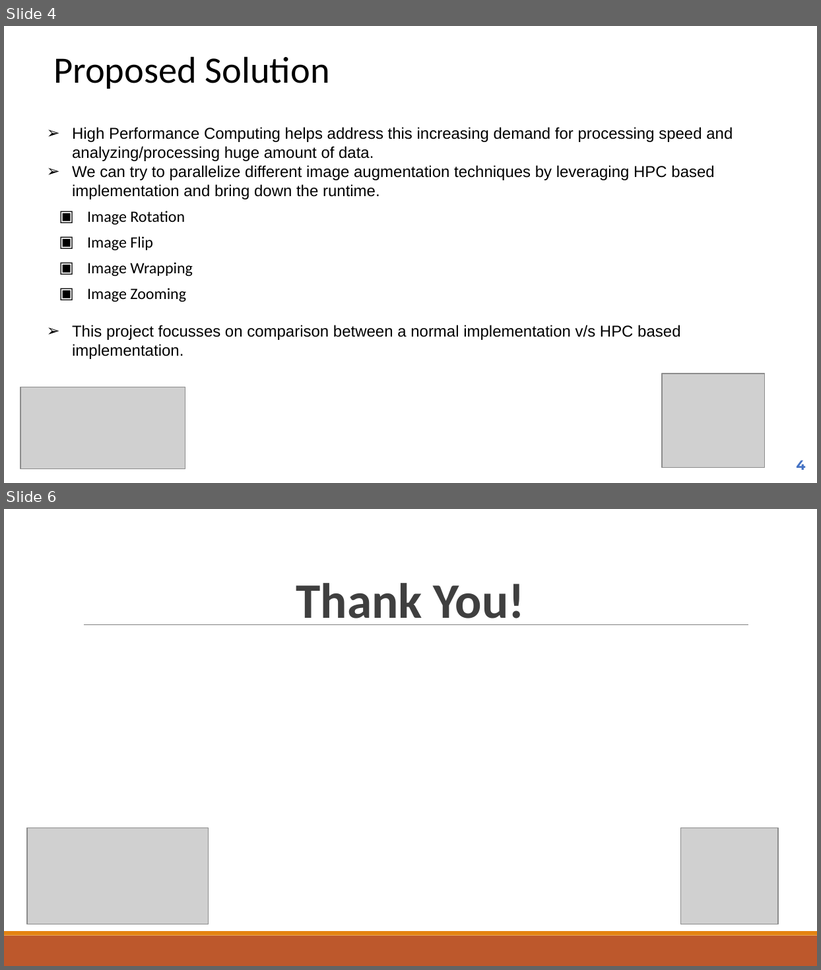
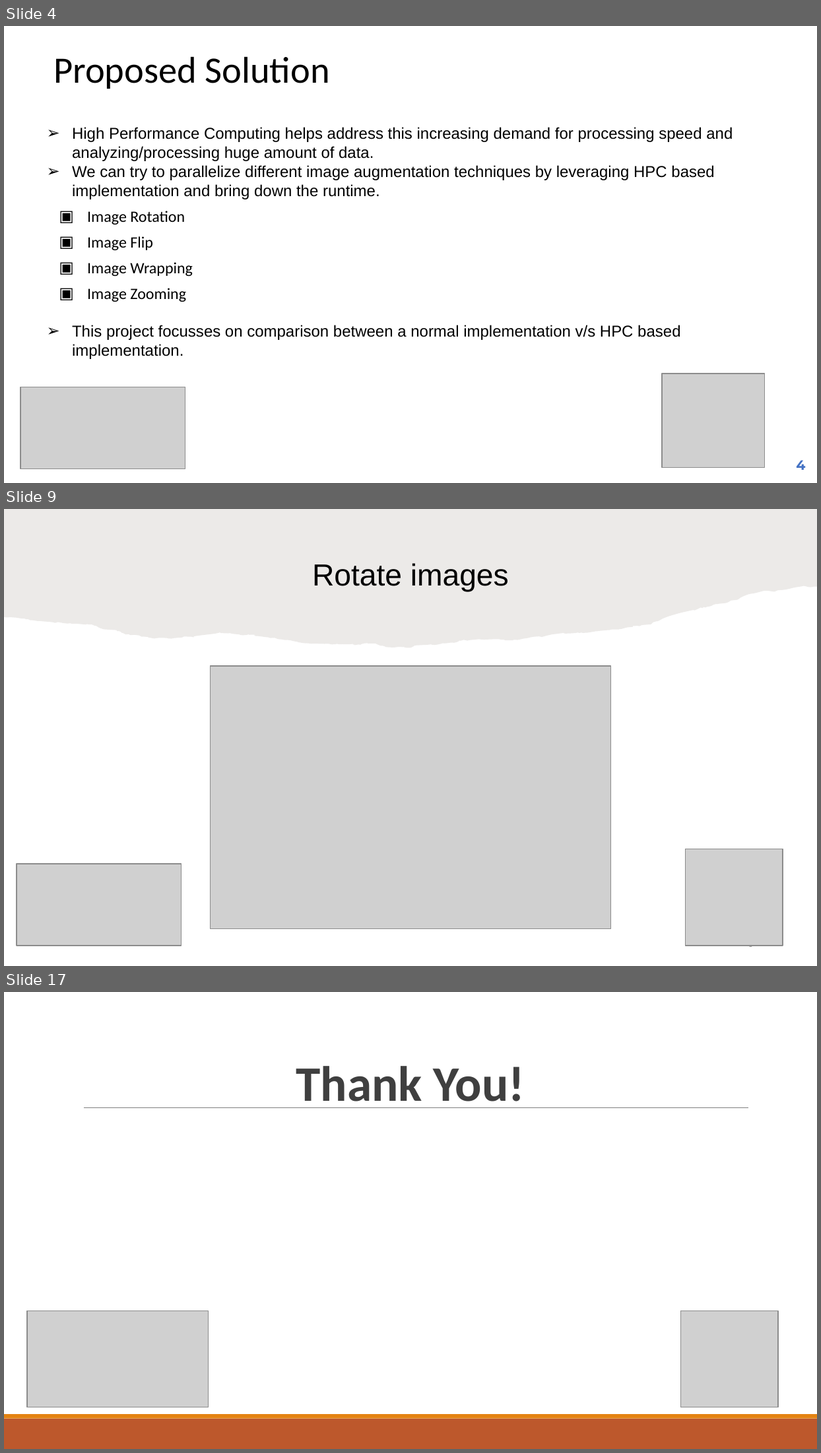
Before and after one commit to prakash90om/MLOps_Demo_hpc, a slide deck: doc/MLOps_HPC_Image_Processing_Presentation.pptx. Shown one above the other, each under a label of ours: slides 4 and 6 before the commit, slides 4, 9 and 17 after it; the slides between them are not shown. The pictures are 821x970 and 821x1453 pixels, drawn with LibreOffice and Linux fonts; fonts in the diff are those of the drawing; grey boxes stand for pictures. Boxes give left, top, right and bottom in pixels: in the first picture for what was removed or moved away, otherwise in the second. Text is boxed around its words. In the diff, an @@ line names an element or a change of style, - is before the commit and + after.

```diff
--- a/doc/MLOps_HPC_Image_Processing_Presentation.pptx
+++ b/doc/MLOps_HPC_Image_Processing_Presentation.pptx
@@ slide 9 added at (4, 509, 817, 966), background #FFFFFF @@
@@ freeform shape added at (4, 509, 817, 648), fill #82766A at 15% opacity @@
@@ title added at (312, 563, 509, 592), 27 pt, text #000000 @@
+Rotate images
@@ picture added at (211, 666, 611, 929) @@
@@ picture added at (16, 864, 182, 947) @@
@@ picture added at (685, 850, 783, 947) @@
@@ page number added at (748, 945, 753, 949), 7 pt, text #8C8C8C @@
+9
@@ what was slide 6 is now slide 17 @@
```
Also in this commit, not shown: 1 slide changed, 10 other slides added.
